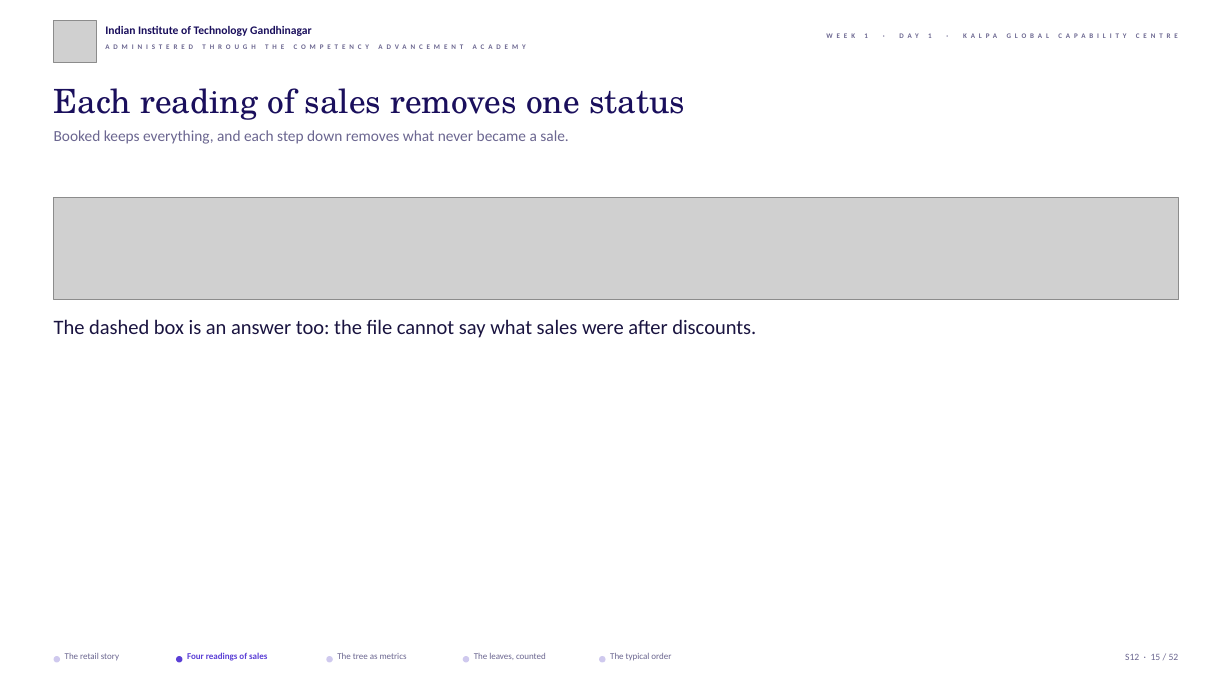
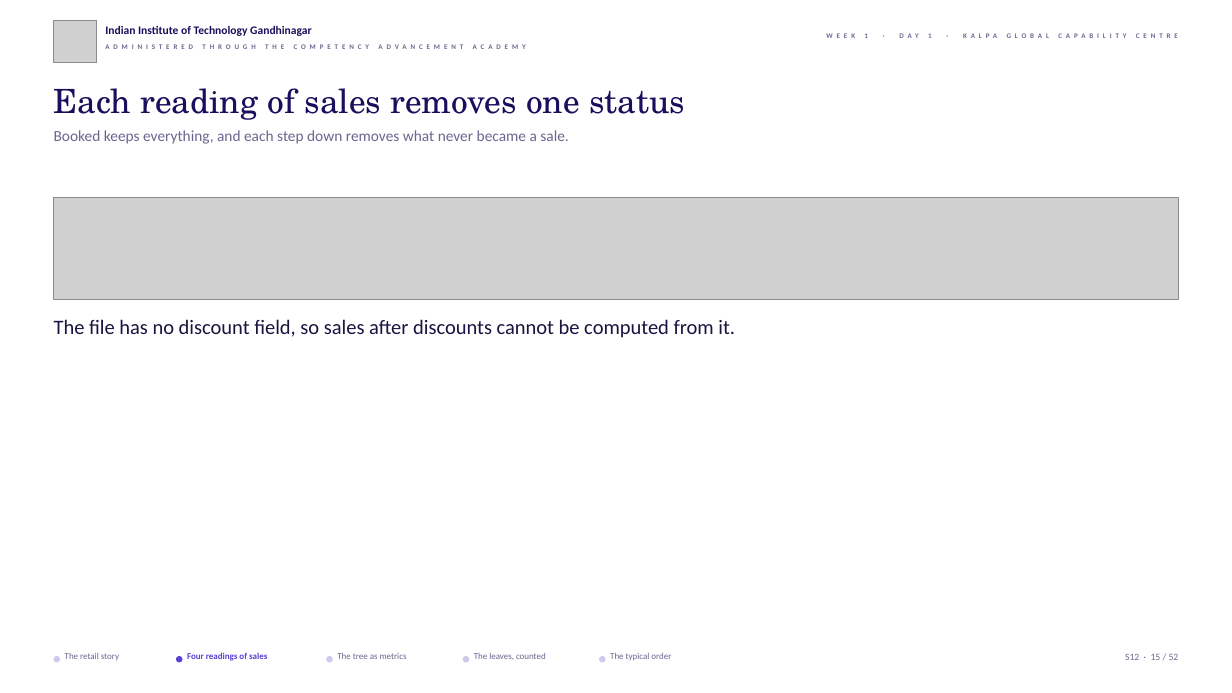
Before and after one commit to fde-academy-lab/c2-content-factory, a slide deck: slide 15 of content/W01/D1/slides/C2_W01_D01_half1_STUDENT.pptx. Drawn at 1232x693 pixels with LibreOffice and Linux fonts; fonts in the diff are those of the drawing; grey boxes stand for pictures; background and template pictures are left out. Boxes give left, top, right and bottom in pixels: in the first picture for what was removed or moved away, otherwise in the second. Text is boxed around its words. In the diff, an @@ line names an element or a change of style, - is before the commit and + after.

```diff
--- a/content/W01/D1/slides/C2_W01_D01_half1_STUDENT.pptx
+++ b/content/W01/D1/slides/C2_W01_D01_half1_STUDENT.pptx
@@ text at [54, 319, 735, 338]: text changed @@
-The dashed box is an answer too: the file cannot say what sales were after discounts.
+The file has no discount field, so sales after discounts cannot be computed from it.
```
Also in this commit, not shown: 7 other slides changed, 16 other files.
